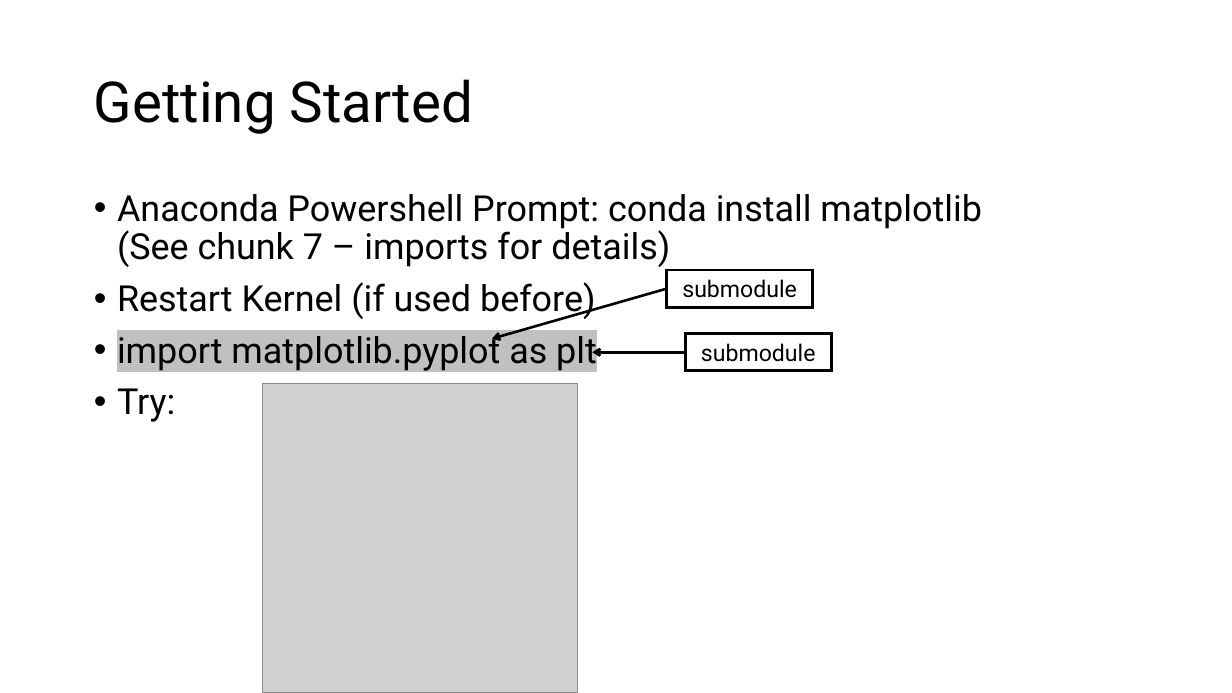
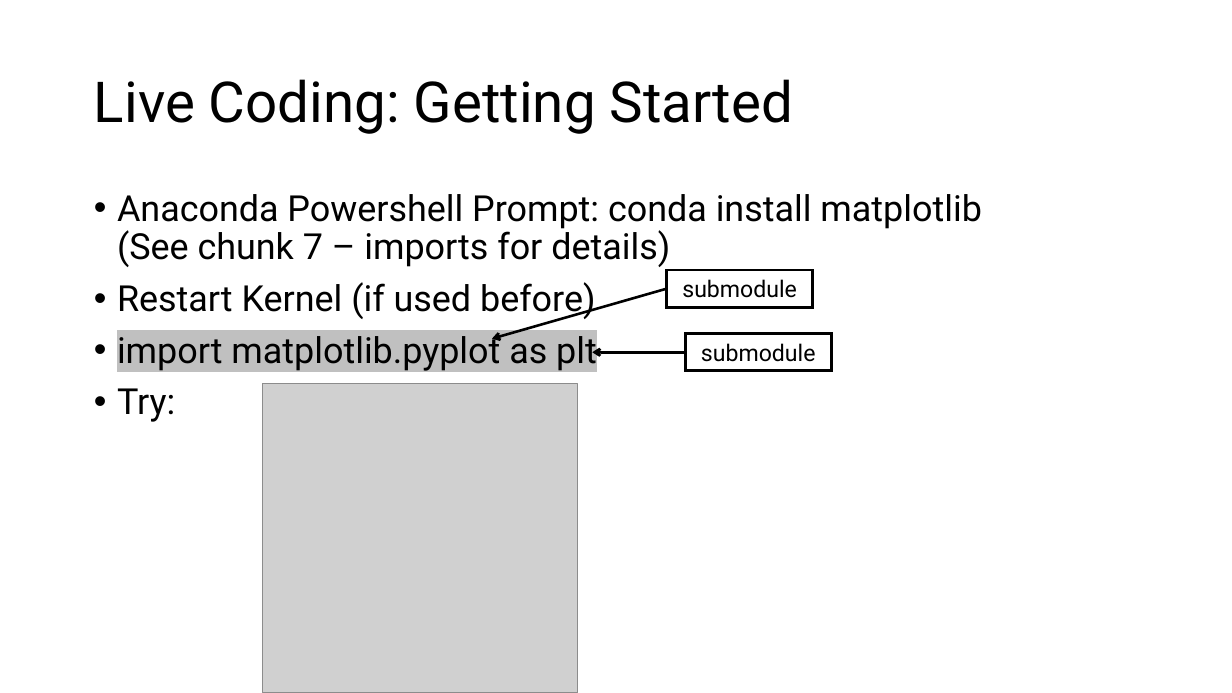
Before and after one commit to jonathanbollig/pycophy, a slide deck: slide 3 of Lectures/Chunk 9 - Matplotlib.pptx. Drawn at 1232x693 pixels with LibreOffice and Linux fonts; fonts in the diff are those of the drawing; grey boxes stand for pictures. Boxes give left, top, right and bottom in pixels: in the first picture for what was removed or moved away, otherwise in the second. Text is boxed around its words. In the diff, an @@ line names an element or a change of style, - is before the commit and + after.

Commit message:
small change chunk 9

```diff
--- a/Lectures/Chunk 9 - Matplotlib.pptx
+++ b/Lectures/Chunk 9 - Matplotlib.pptx
@@ title at [94,79,793,134]: text changed @@
-Getting Started
+Live Coding: Getting Started
```
